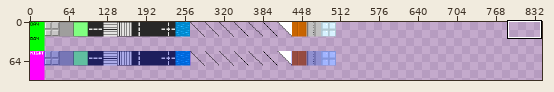
Edited in one commit: sprite sheet (public_html/em/img_td/tiles.png). Above, an overview of the earlier version with the close-up marked.
Close-up. The starting point:
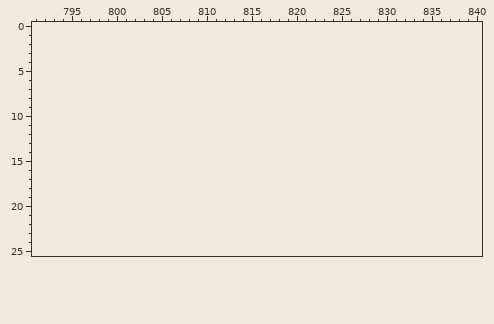
The file is 504x96 pixels. Colours within 5 levels of each other are drawn and written as one. Shown: x 791..840, y 0..25. The old version is drawn lined up with the new one, on the new canvas. The wide view leaves out empty margins. The commit also changed other parts of the picture, which this record leaves out.
Palette (. is transparent): 
And afterwards:
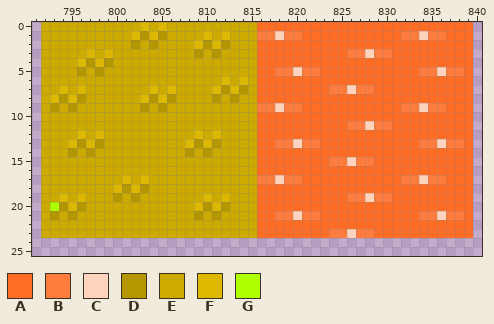
Colours new in this view: A #ff6c23  B #ff7c3f  C #ffd4bf  D #b49600  E #ccaa00  F #dcb800  G #aeff00
The edit:
{"change": "canvas 504x96 -> 1000x96"}
{"y":0,"x":792,"old":"................................................","new":"EEEEEEEEEEEFEFEEEEEEEEEEAAAAAAAAAAAAAAAAAAAAAAAA"}
{"y":1,"x":792,"old":"................................................","new":"EEEEEEEEEEFDFDEEEEFEFEEEBBCBBAAAAAAAAAAABBCBBAAA"}
{"y":2,"x":792,"old":"................................................","new":"EEEEEEEEEEDEDEEEEFDFDEEEAAAAAAAAAAAAAAAAAAAAAAAA"}
{"y":3,"x":792,"old":"................................................","new":"EEEEEFEFEEEEEEEEEDEDEEEEAAAAAAAAAABBCBBAAAAAAAAA"}
{"y":4,"x":792,"old":"................................................","new":"EEEEFDFDEEEEEEEEEEEEEEEEAAAAAAAAAAAAAAAAAAAAAAAA"}
{"y":5,"x":792,"old":"................................................","new":"EEEEDEDEEEEEEEEEEEEEEEEEAABBCBBAAAAAAAAAAABBCBBA"}
{"y":6,"x":792,"old":"................................................","new":"EEEEEEEEEEEEEEEEEEEEFEFEAAAAAAAAAAAAAAAAAAAAAAAA"}
{"y":7,"x":792,"old":"................................................","new":"EEFEFEEEEEEEFEFEEEEFDFDEAAAAAAAABBCBBAAAAAAAAAAA"}
{"y":8,"x":792,"old":"................................................","new":"EFDFDEEEEEEFDFDEEEEDEDEEAAAAAAAAAAAAAAAAAAAAAAAA"}
{"y":9,"x":792,"old":"................................................","new":"EDEDEEEEEEEDEDEEEEEEEEEEBBCBBAAAAAAAAAAABBCBBAAA"}
{"y":10,"x":792,"old":"................................................","new":"EEEEEEEEEEEEEEEEEEEEEEEEAAAAAAAAAAAAAAAAAAAAAAAA"}
{"y":11,"x":792,"old":"................................................","new":"EEEEEEEEEEEEEEEEEEEEEEEEAAAAAAAAAABBCBBAAAAAAAAA"}
{"y":12,"x":792,"old":"................................................","new":"EEEEFEFEEEEEEEEEEFEFEEEEAAAAAAAAAAAAAAAAAAAAAAAA"}
{"y":13,"x":792,"old":"................................................","new":"EEEFDFDEEEEEEEEEFDFDEEEEAABBCBBAAAAAAAAAAABBCBBA"}
{"y":14,"x":792,"old":"................................................","new":"EEEDEDEEEEEEEEEEDEDEEEEEAAAAAAAAAAAAAAAAAAAAAAAA"}
{"y":15,"x":792,"old":"................................................","new":"EEEEEEEEEEEEEEEEEEEEEEEEAAAAAAAABBCBBAAAAAAAAAAA"}
{"y":16,"x":792,"old":"................................................","new":"EEEEEEEEEEEEEEEEEEEEEEEEAAAAAAAAAAAAAAAAAAAAAAAA"}
{"y":17,"x":792,"old":"................................................","new":"EEEEEEEEEFEFEEEEEEEEEEEEBBCBBAAAAAAAAAAABBCBBAAA"}
{"y":18,"x":792,"old":"................................................","new":"EEEEEEEEFDFDEEEEEEEEEEEEAAAAAAAAAAAAAAAAAAAAAAAA"}
{"y":19,"x":792,"old":"................................................","new":"EEFEFEEEDEDEEEEEEEFEFEEEAAAAAAAAAABBCBBAAAAAAAAA"}
{"y":20,"x":792,"old":"................................................","new":"EGDFDEEEEEEEEEEEEFDFDEEEAAAAAAAAAAAAAAAAAAAAAAAA"}
{"y":21,"x":792,"old":"................................................","new":"EDEDEEEEEEEEEEEEEDEDEEEEAABBCBBAAAAAAAAAAABBCBBA"}
{"y":22,"x":792,"old":"................................................","new":"EEEEEEEEEEEEEEEEEEEEEEEEAAAAAAAAAAAAAAAAAAAAAAAA"}
{"y":23,"x":792,"old":"................................................","new":"EEEEEEEEEEEEEEEEEEEEEEEEAAAAAAAABBCBBAAAAAAAAAAA"}
